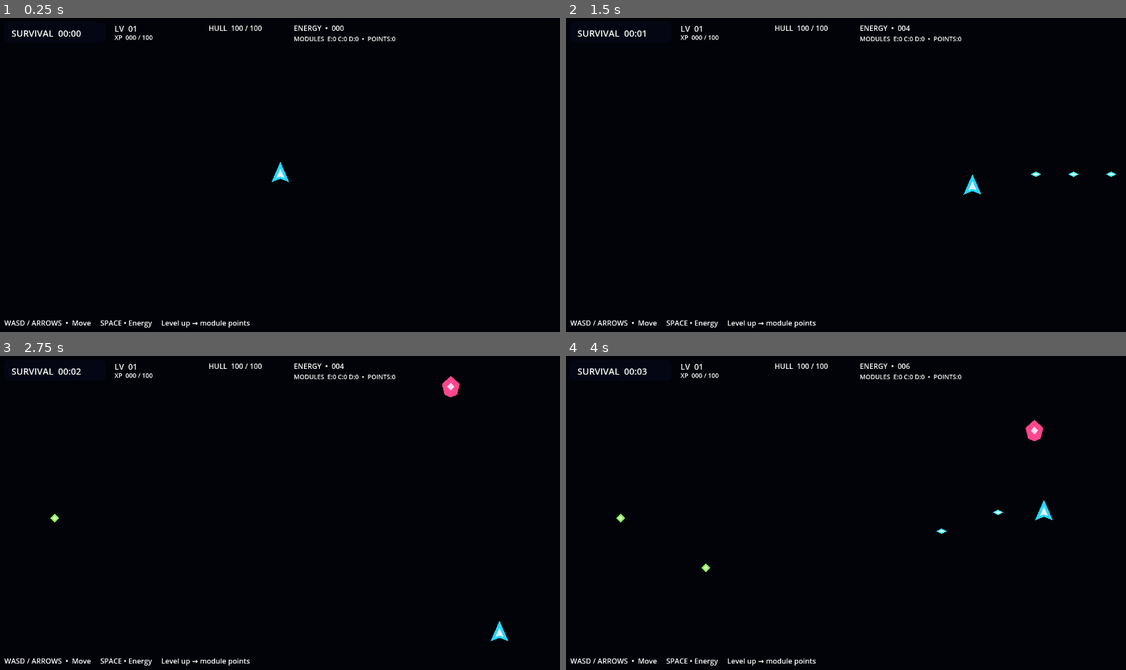
Above: before the commit, frames 1-4 (two rows, left to right).
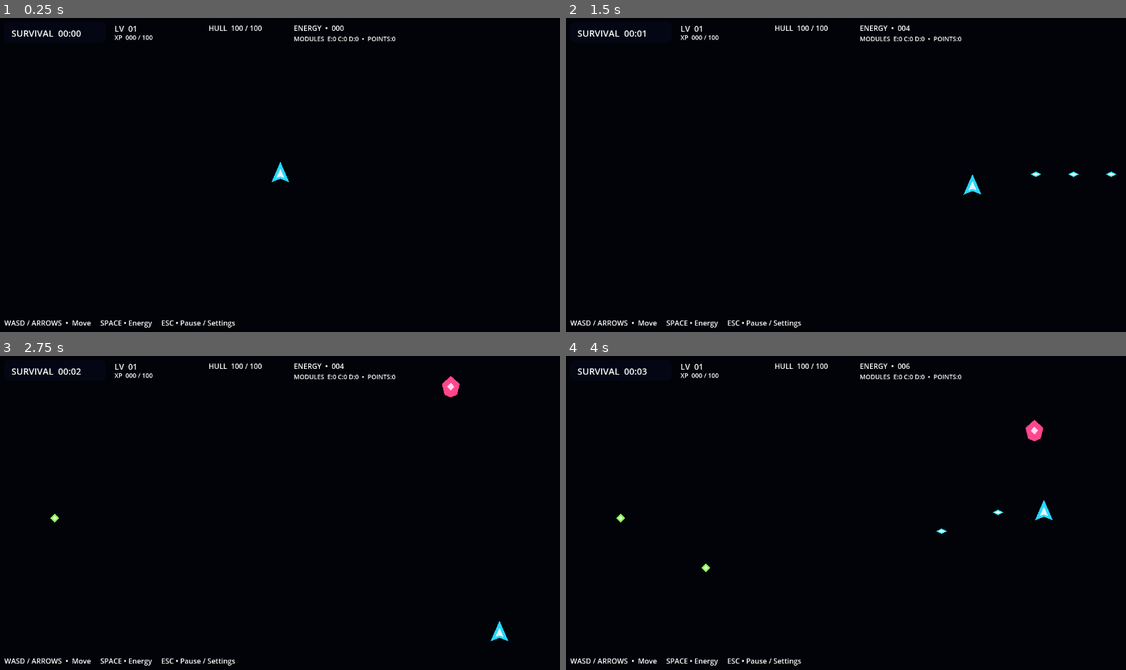
Above: after the commit, the same moments.

Repository: indianequipments092-commits/NEO-GAME-
Game: Godot game, scene res://scenes/main.tscn
Same seed, same stepped clock (60 frames per second), same inputs: the game is played once before the commit and once after it.
Inputs:
- Up to frame 1 (0.25 s): no input
- Up to frame 2 (1.5 s): tap Enter at 0.5 s; hold D (move_right) 0.53-1.28 s; hold Space (fire) 0.53-1.28 s; hold S (move_down) from 1.28 s (still down); tap 1 at 1.35 s
- Up to frame 3 (2.75 s): release S (move_down) at 2.03 s; hold D (move_right) from 2.03 s (still down); hold 2 from 2.03 s (still down)
- Up to frame 4 (4 s): release D (move_right) at 2.78 s; release 2 at 2.78 s; hold W (move_up) 2.78-3.53 s; tap 3 at 2.85 s; hold A (move_left) from 3.53 s (still down); hold Space (fire) from 3.53 s (still down)

The runs differ from the first frame. In frame 1, 0.2% of the frame differs, in the area x 29-45%, y 96-99%; in frame 2, 0.2%; in frame 3, 0.2%; in frame 4, 0.2%.

Commit message:
Phase 8: integrate pause menu and settings into main scene

Diff:
--- a/scenes/main.tscn
+++ b/scenes/main.tscn
@@ -1,8 +1,10 @@
-[gd_scene load_steps=10 format=3]
+[gd_scene load_steps=12 format=3]
 
 [ext_resource path="res://scripts/main.gd" type="Script" id="1_main"]
 [ext_resource path="res://scenes/player.tscn" type="PackedScene" id="2_player"]
 [ext_resource path="res://scripts/starfield.gd" type="Script" id="3_starfield"]
+[ext_resource path="res://scripts/settings.gd" type="Script" id="4_settings"]
+[ext_resource path="res://scenes/menu.tscn" type="PackedScene" id="5_menu"]
 
 [sub_resource type="RectangleShape2D" id="Wall_h"]
 size = Vector2(1280, 32)
@@ -19,6 +21,9 @@
 
 [node name="Main" type="Node2D"]
 script = ExtResource("1_main")
+
+[node name="Settings" type="Node" parent="."]
+script = ExtResource("4_settings")
 
 [node name="Background" type="Polygon2D" parent="."]
 polygon = PackedVector2Array(0, 0, 1280, 0, 1280, 720, 0, 720)
@@ -133,4 +138,6 @@
 offset_right = 1000.0
 offset_bottom = 710.0
 theme_override_font_sizes/font_size = 16
-text = "WASD / ARROWS  •  Move     SPACE • Energy     Level up → module points"
+text = "WASD / ARROWS  •  Move     SPACE • Energy     ESC • Pause / Settings"
+
+[node name="Menu" parent="." instance=ExtResource("5_menu")]
